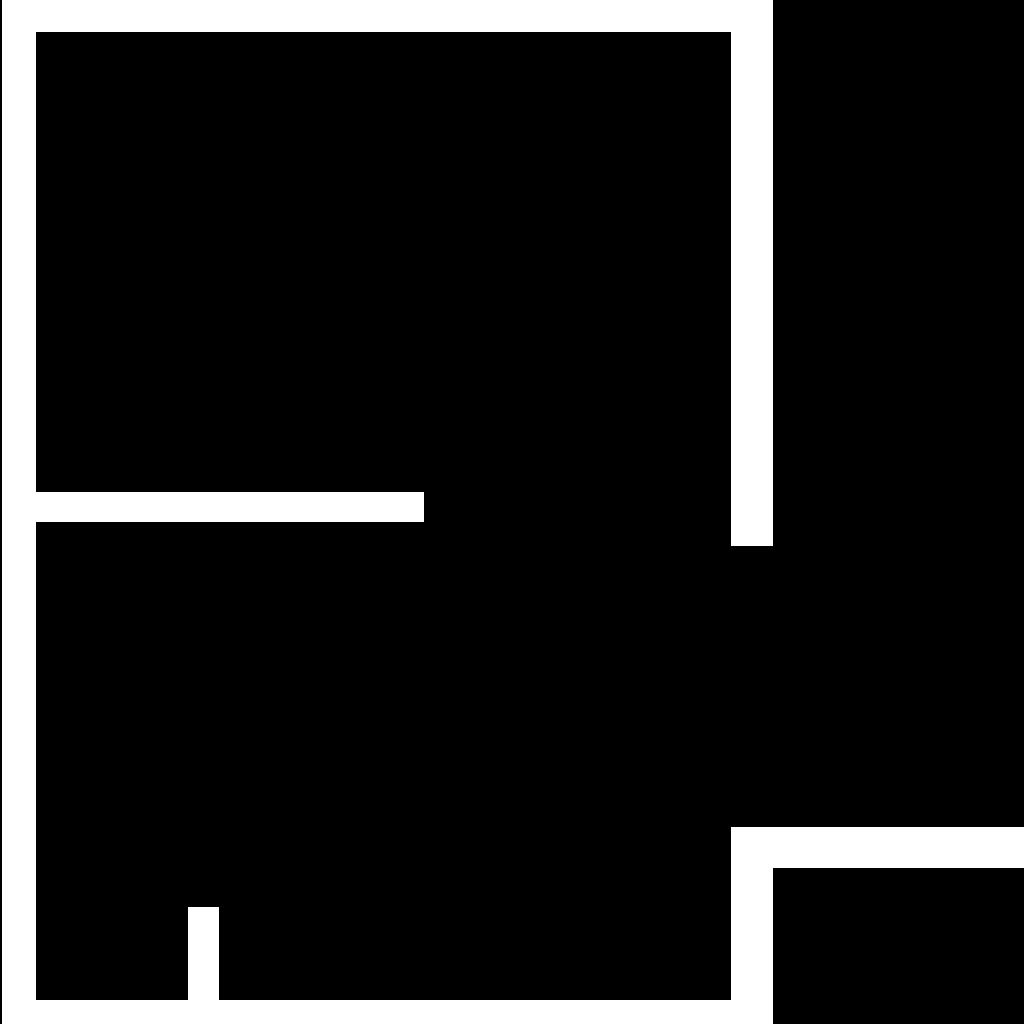
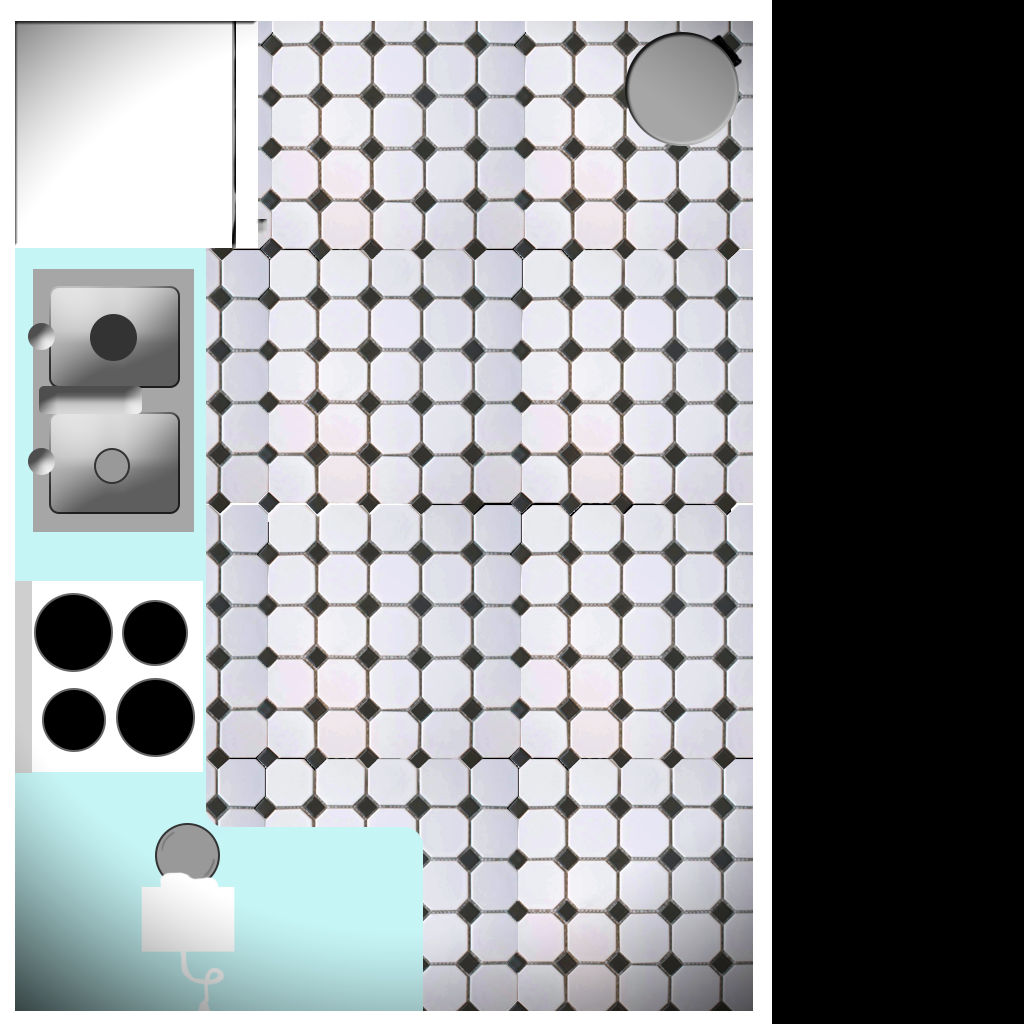
Revision of a layered 1024px x 1024px image; what changed, layer by layer:
added layer "Layer 5" above "Layer 10" over 0, 0, 1024, 1024
added layer "Layer 10" above "Layer 7" over 0, 0, 1024, 1024
added layer "Layer 7" above "Ellipse 2" over 132, 831, 235, 1011
added layer "Ellipse 2" above "sink" over 155, 823, 220, 888
added group "sink" with 7 layers above "Layer 4" over 28, 269, 194, 532
added layer "Rounded Rectangle 2 copy" in group "sink" over 28, 323, 55, 350
added layer "Rounded Rectangle 2" in group "sink" over 28, 386, 142, 475
added layer "Ellipse 1 copy" in group "sink" over 94, 448, 130, 484
added layer "Ellipse 1" in group "sink" over 90, 314, 137, 361
added layer "Rounded Rectangle 1 copy" in group "sink" over 49, 412, 180, 514
added layer "Rounded Rectangle 1" in group "sink" over 49, 286, 180, 388
added layer "Layer 6" in group "sink" over 33, 269, 194, 532
added layer "Layer 4" above "Ellipse 3 copy 3" over 15, 21, 267, 248
added layer "Ellipse 3 copy 3" above "Ellipse 3 copy 2" over 42, 688, 106, 752
added layer "Ellipse 3 copy 2" above "Ellipse 3 copy" over 116, 678, 195, 757
added layer "Ellipse 3 copy" above "Ellipse 3" over 34, 593, 113, 672
added layer "Ellipse 3" above "Layer 8" over 122, 600, 188, 666
added layer "Layer 8" above "Layer 3" over 15, 581, 203, 773
added layer "Layer 3" above "Ellipse 4" over 15, 21, 423, 1011
added layer "Ellipse 4" above "Layer 9" over 625, 32, 739, 146
added layer "Layer 9" above "Layer 2 copy" over 707, 34, 744, 70
added layer "Layer 2 copy" above "Layer 1" over 0, 0, 778, 1024
